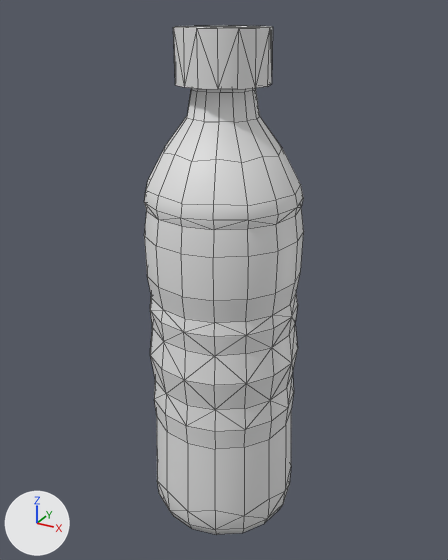
The FBX model Assets/Files/Models/Train/Interior/Junk/Plastic_Bottle.fbx, before and after one commit.
The view is the same before and after, from a 50 mm camera at (0.207, -0.376, 0.396) aimed at (-0.002, 0.005, 0.205). Every picture has the same lights, and +X, +Y and +Z are marked at lower left. Mesh edges are drawn as thin lines.

The scene before the commit, as lines of its bpy script (objects in view):
```python
me_plastic_bottle = bpy.data.meshes.new('Plastic_Bottle')
me_plastic_bottle.from_pydata(...)  # 360 vertices, 500 faces; spans x -0.058..0.058, y -0.058..0.058, z -0.132..0.253
# faces by material slot: [428, 72]
me_plastic_bottle.materials.append(mat_plasticbottle_body)  # white #e7e7e7
me_plastic_bottle.materials.append(mat_plasticbottle_lid)  # white #e7e7e7
ob_plastic_bottle = bpy.data.objects.new('Plastic_Bottle', me_plastic_bottle)
ob_plastic_bottle.location = (0.0, 0.0, 0.1314)
```
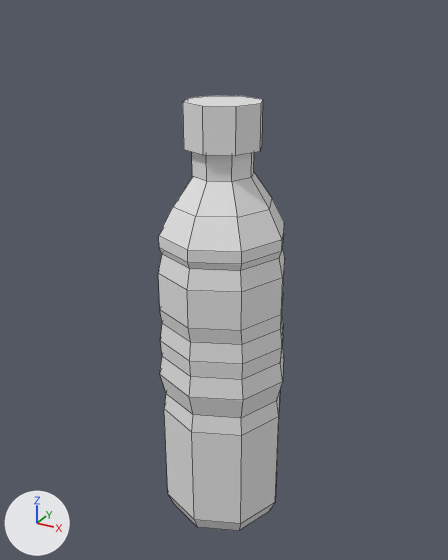
Location of each change, (x1, y1, x2, y2) in pixels of the pictures (448 x 560 px):
'Plastic_Bottle', reshaped, moved (20% narrower, 25% shorter)
    before: (144, 26, 304, 534)
    after: (158, 152, 285, 531)
'Plastic_Bottle_Lid', added
    after: (183, 96, 263, 156)
part 1 of me_plastic_bottle, rebuilt (20% narrower, 15% shorter)
    before: (144, 88, 304, 534)
    after: (158, 152, 285, 531)
part 2 of me_plastic_bottle, deleted
    before: (173, 26, 273, 89)

Patch to the scene script:
```diff
--- a/Assets/Files/Models/Train/Interior/Junk/Plastic_Bottle.fbx.py
+++ b/Assets/Files/Models/Train/Interior/Junk/Plastic_Bottle.fbx.py
@@ me_plastic_bottle @@
 # used by ob_plastic_bottle; location = (0.0, 0.0, 0.1314)
-me_plastic_bottle.from_pydata(...)  # 360 vertices, 500 faces; spans x -0.058..0.058, y -0.058..0.058, z -0.132..0.253
+me_plastic_bottle.from_pydata(...)  # 128 vertices, 122 faces; spans x -0.052..0.052, y -0.052..0.052, z 0.001..0.314
+# me_plastic_bottle part 1: the loose piece of 314 vertices spanning x -0.058..0.058, y -0.058..0.058, z -0.132..0.233 is rebuilt with 128 vertices and now spans x -0.052..0.052, y -0.052..0.052, z 0.001..0.314, in mat_plasticbottle_body (white #e7e7e7)
+# me_plastic_bottle part 2: the loose piece of 46 vertices spanning x -0.033..0.033, y -0.033..0.033, z 0.218..0.253 is deleted
+# me_plastic_bottle part 3: the surface is now shaded flat
 me_plastic_bottle.materials.append(mat_plasticbottle_body)
-me_plastic_bottle.materials.append(mat_plasticbottle_lid)  # white #e7e7e7
@@ me_plastic_bottle_lid @@
+me_plastic_bottle_lid.from_pydata(...)  # an 8-sided cylinder along z spanning x -0.0279..0.0279, y -0.0279..0.0279, z 0.3074..0.3385
+me_plastic_bottle_lid.materials.append(mat_plasticbottle_lid)  # white #e7e7e7
@@ ob_plastic_bottle @@
 ob_plastic_bottle = bpy.data.objects.new('Plastic_Bottle', me_plastic_bottle)
-ob_plastic_bottle.location = (0.0, 0.0, 0.1314)
+ob_plastic_bottle.location = (0.0, 0.0, 0.0)
@@ ob_plastic_bottle_lid @@
+ob_plastic_bottle_lid = bpy.data.objects.new('Plastic_Bottle_Lid', me_plastic_bottle_lid)
+ob_plastic_bottle_lid.location = (0.0, 0.0, 0.0)
```
